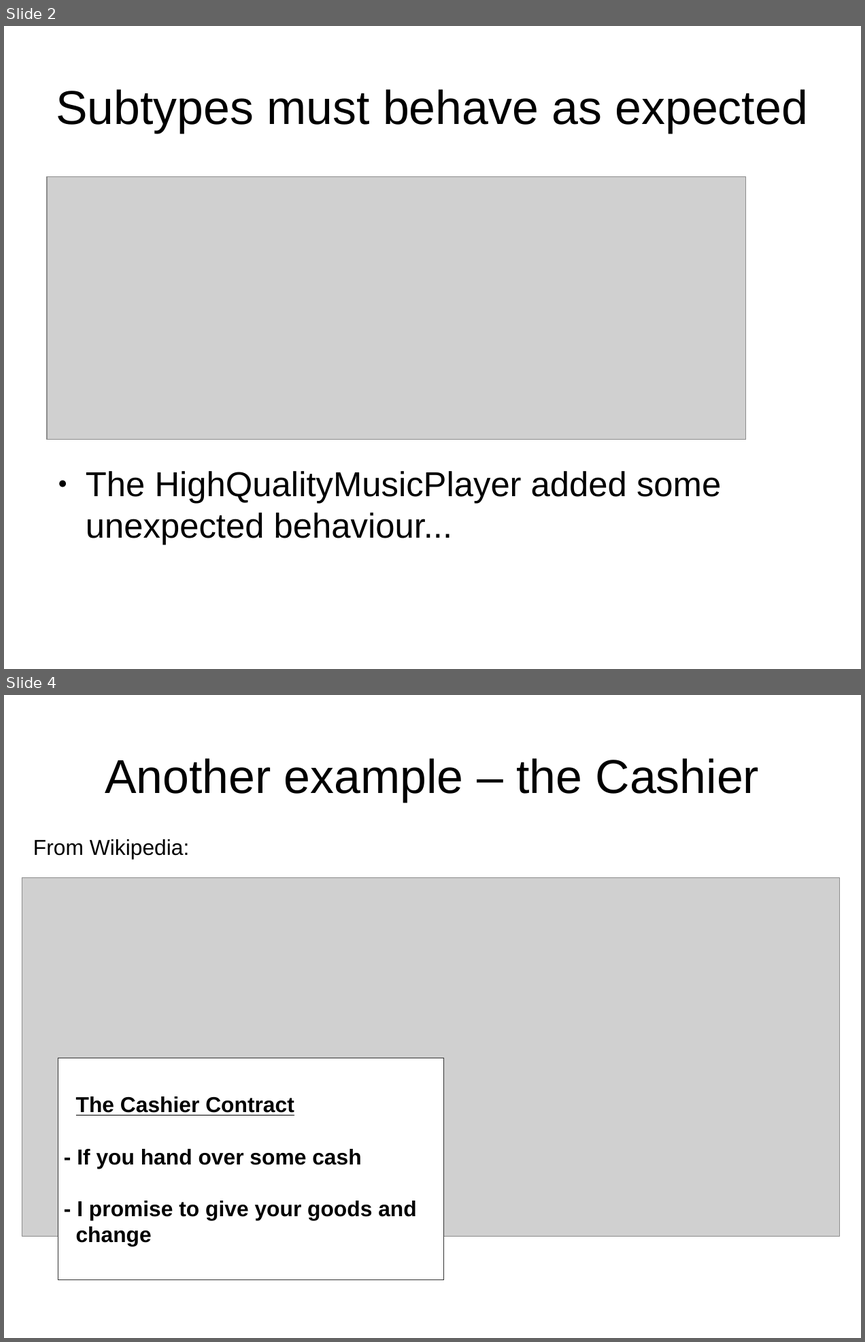
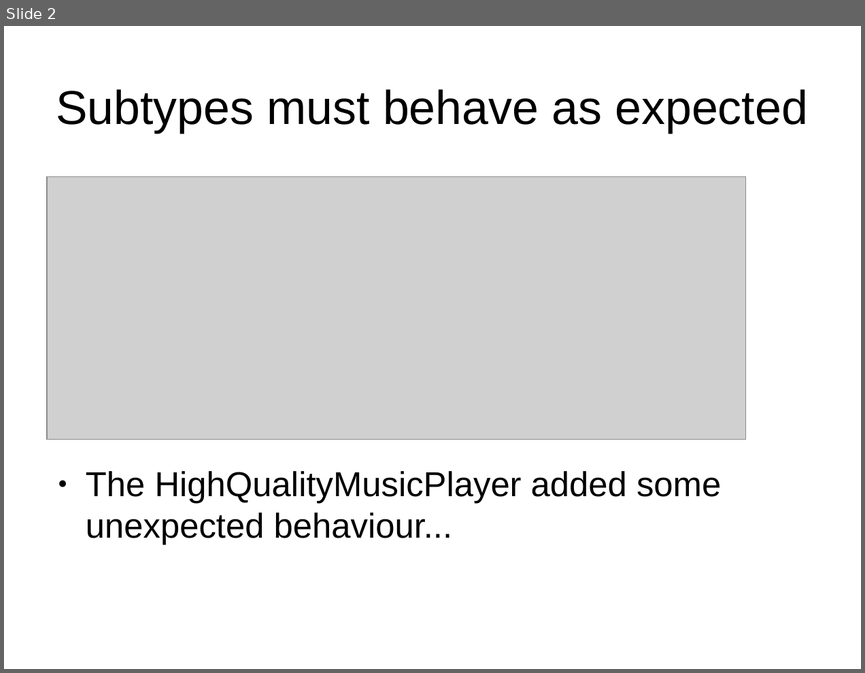
Before and after one commit to james1ewis/LiskovSlides, a slide deck: Liskov Substitution Principle/LSP.odp. Shown one above the other, each under a label of ours: slides 2 and 4 before the commit, slide 2 after it; the slides between them are not shown. The pictures are 865x1342 and 865x673 pixels, drawn with LibreOffice and Linux fonts; fonts in the diff are those of the drawing; grey boxes stand for pictures. Boxes give left, top, right and bottom in pixels: in the first picture for what was removed or moved away, otherwise in the second. Text is boxed around its words. In the diff, an @@ line names an element or a change of style, - is before the commit and + after.

```diff
--- a/Liskov Substitution Principle/LSP.odp
+++ b/Liskov Substitution Principle/LSP.odp
@@ slide 4 removed at <box>4,695,861,1338</box>, background #FFFFFF @@
@@ title removed at <box>105,758,759,802</box> @@
-Another example – the Cashier
@@ text removed at <box>33,839,190,859</box> @@
-From Wikipedia:
@@ picture removed at <box>22,878,840,1236</box> @@
@@ rectangle removed at <box>58,1058,443,1280</box> @@
-The Cashier Contract
-- If you hand over some cash
-- I promise to give your goods and change
```
Also in this commit, not shown: 7 slides changed, 2 slides added, 5 other slides removed, 1 other file.
